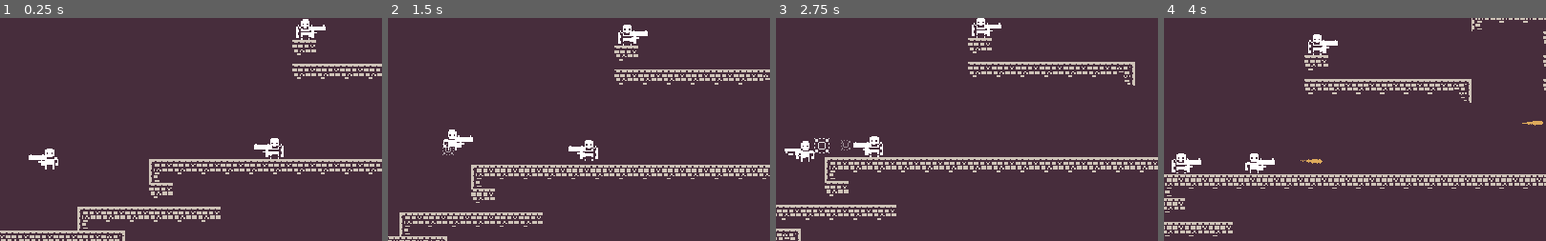
Above: before the commit, frames 1-4 (left to right).
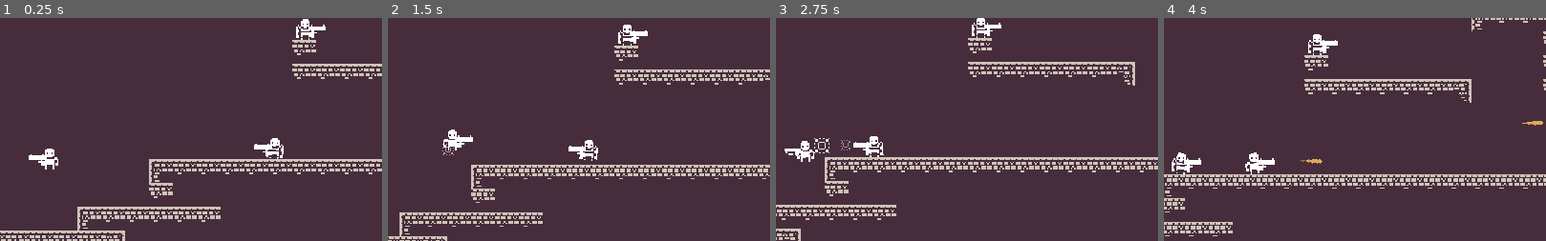
Above: after the commit, the same moments.

Repository: BasicLich/miz-jam-1-entry
Game: Godot game, scene res://Game.tscn
Two runs of this game, one before a commit and one after it. Both use one fixed random seed, a clock stepped at 60 frames per second and the inputs below.
Inputs:
- Up to frame 1 (0.25 s): no input
- Up to frame 2 (1.5 s): tap F at 0.5, 1.25 s; hold S (player_aim_down) 0.53-1.28 s; hold Right (player_right) from 0.53 s (still down); tap Z (player_jump) at 0.77 s; tap W (player_aim_up) at 1.35 s
- Up to frame 3 (2.75 s): tap Z (player_jump) at 1.52 s; tap F at 2 s; release Right (player_right) at 2.03 s; hold Left (player_left) from 2.03 s (still down); tap } (player_next_weapon) at 2.1 s
- Up to frame 4 (4 s): tap F at 2.75, 3.5 s; release Left (player_left) at 2.78 s; hold Right (player_right) from 2.78 s (still down); tap { (player_prev_weapon) at 2.85 s; tap Z (player_jump) at 3.02, 3.77 s; hold X (player_shoot) from 3.53 s (still down)
The pictures show only the part of the screen within x 44-94%, y 21-71%; the shares and areas given below are measured in that part.

The runs differ from the first frame. In frame 1, less than 0.1% of the frame differs, in the area x 69-75%, y 53-64%; in frame 2, less than 0.1%; in frame 3, less than 0.1%; in frame 4, less than 0.1%, in the area x 2-26%, y 60-71%.

Commit message:
Walk animation.

Diff:
--- a/Actor.gd
+++ b/Actor.gd
@@ -35,7 +35,6 @@
 		vel.y = 0
 	if isDead():
 		_runDeadAnimation()
-
 	if movement == Common.LEFT:
 		if vel.x > 0:
 			moveControl = 3.7
@@ -48,6 +47,12 @@
 		_changeWeaponDirection(movement)
 	elif onFloor:
 		vel.x = vel.x * delta
+
+	if not isDead():
+		if movement != Common.STAY and not ap.is_playing():
+			ap.play("Walk")
+		elif movement == Common.STAY and ap.is_playing():
+			ap.stop()
 
 	vel = vel + GRAVITY * delta
 
